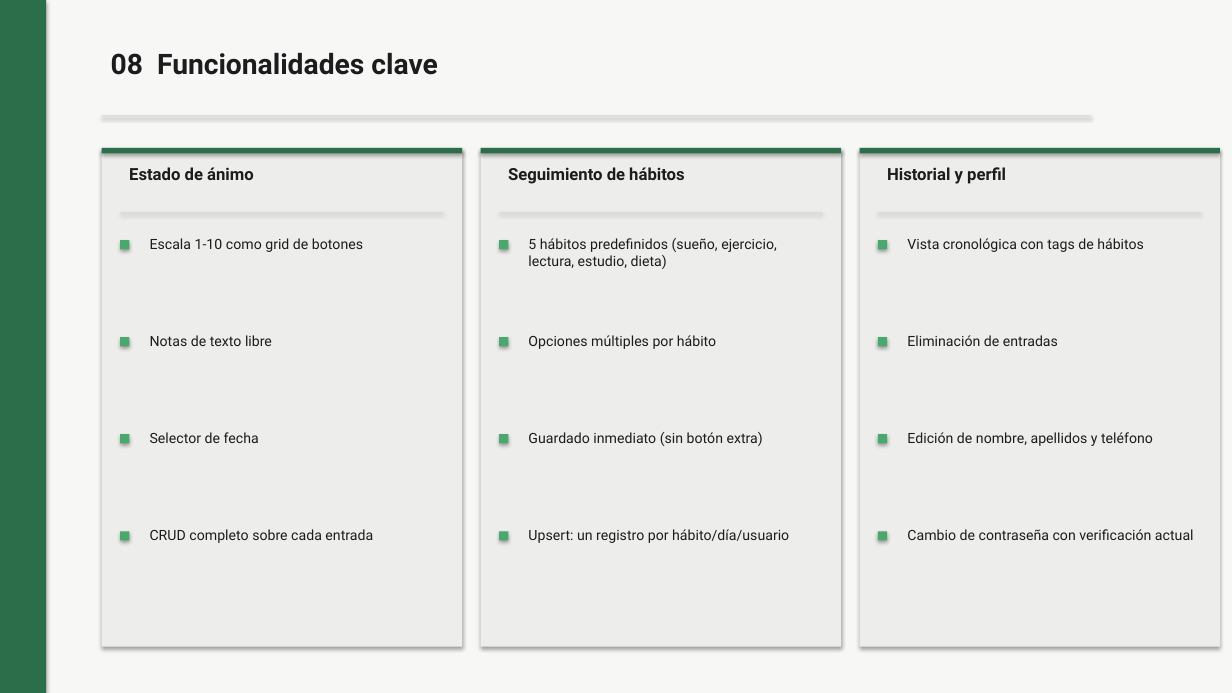
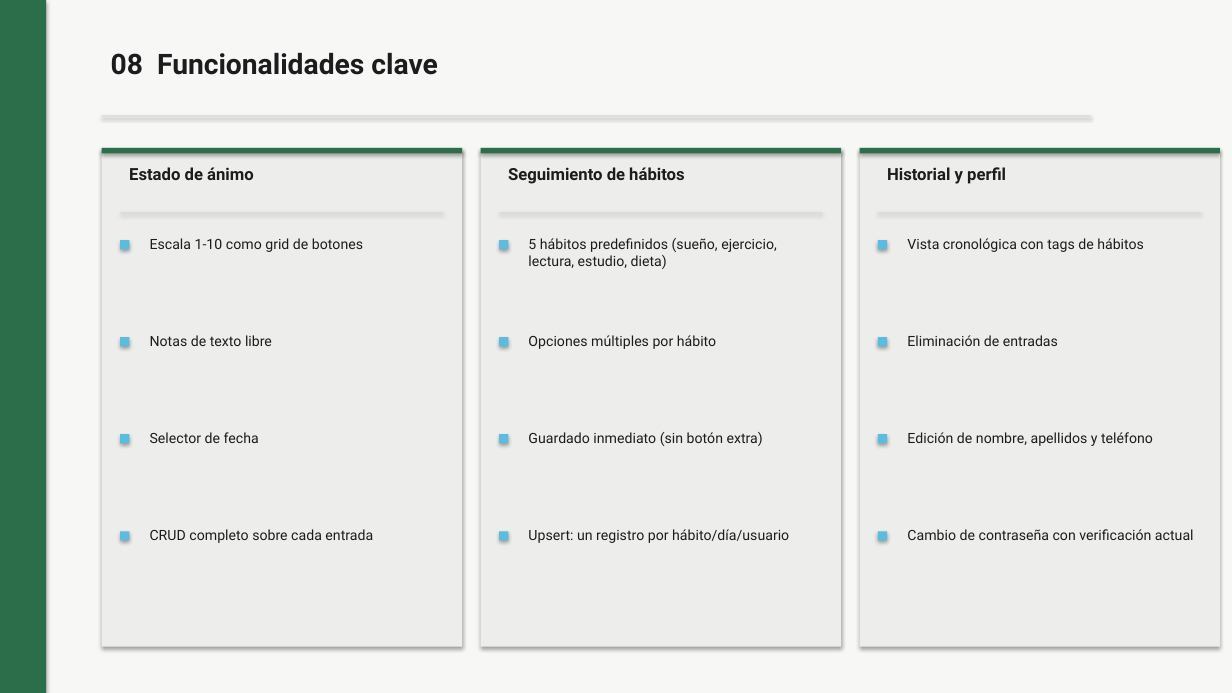
Before and after one commit to mbalay19/DAW_PROYECTO, a slide deck: slide 10 of MindTracker_Presentacion.pptx. Drawn at 1232x693 pixels with LibreOffice and Linux fonts; fonts in the diff are those of the drawing. Boxes give left, top, right and bottom in pixels: in the first picture for what was removed or moved away, otherwise in the second. Text is boxed around its words. In the diff, an @@ line names an element or a change of style, - is before the commit and + after.

```diff
--- a/MindTracker_Presentacion.pptx
+++ b/MindTracker_Presentacion.pptx
@@ fill #4AA86C to #5BBCDD in 12 elements at box(120, 240, 129, 250), box(120, 337, 129, 347), box(120, 434, 129, 444), box(120, 531, 129, 541), box(499, 240, 508, 250), box(499, 337, 508, 347), box(499, 434, 508, 444), box(499, 531, 508, 541), box(878, 240, 887, 250), box(878, 337, 887, 347), box(878, 434, 887, 444), box(878, 531, 887, 541) @@
```
Also in this commit, not shown: 5 other slides changed, 1 slide added, 1 slide removed, 2 other files.
